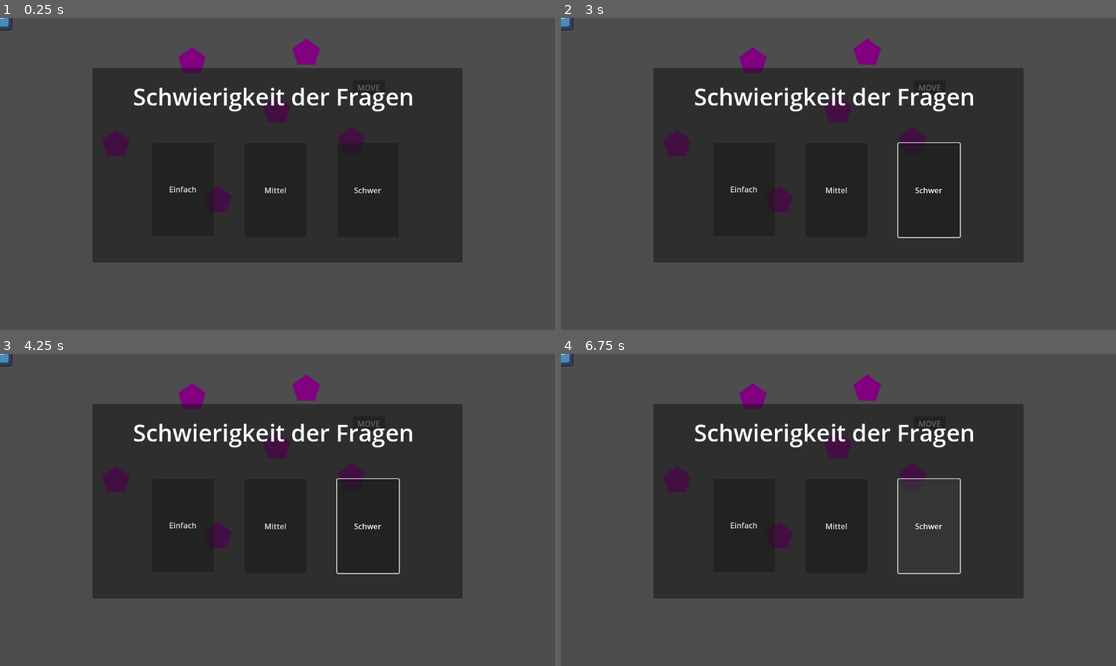
Above: before the commit, frames 1-4 (two rows, left to right).
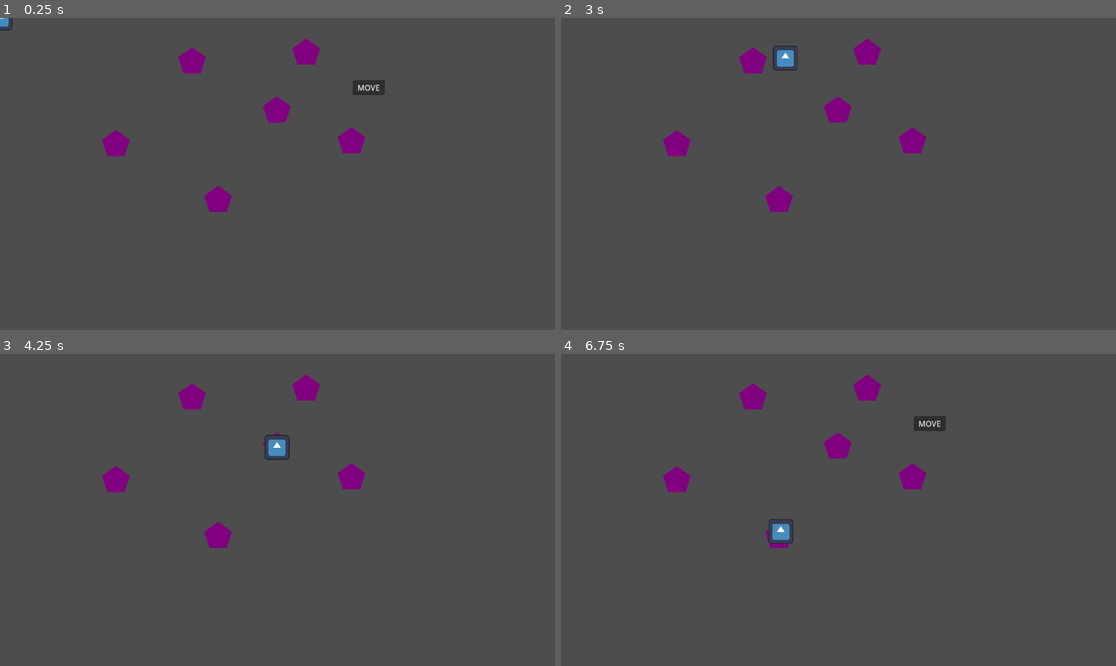
Above: after the commit, the same moments.

Repository: hfxbse/mparty
Game: Godot game, scene res://main/main.tscn
Same seed, same stepped clock (60 frames per second), same inputs: the game is played once before the commit and once after it. The engine's default icon, where the game draws it, is replaced by a stand-in: a white triangle on a blue panel in a dark square.
Inputs (mouse positions are in pixels of both pictures, inside the frame that each line leads up to):
- Up to frame 1 (0.25 s): no input
- Up to frame 2 (3 s): click (744, 189) at 0.5 s, where only the run before the commit has a clickable "Einfach"; click (838, 189) at 1.25 s, where only the run before the commit has a clickable "Mittel"; click (927, 189) at 2 s, where only the run before the commit has a clickable "Schwer"; click "MOVE" at 2.75 s
- Up to frame 3 (4.25 s): click (277, 444) at 3.52 s
- Up to frame 4 (6.75 s): click (927, 422) at 4.25 s, where only the run before the commit has a clickable "MOVE"; click (744, 525) at 5 s, where only the run before the commit has a clickable "Einfach"; click (838, 525) at 5.75 s, where only the run before the commit has a clickable "Mittel"; click (927, 525) at 6.5 s, where only the run before the commit has a clickable "Schwer"

The runs differ from the first frame. In frame 1, 41% of the frame differs, in the area x 16-84%, y 16-79%; in frame 2, 42%, in the area x 0-84%, y 0-79%; in frame 3, 41%; in frame 4, 38%.
Error before the commit: Invalid call to function 'connect' in base 'Signal'. Expected 2 arguments. (res://main/main.gd:19)

Commit message:
clear branch
clear branch for starting signals between notification and actions

Diff:
--- a/fieldActions/eventfield/readEventCard.tscn
+++ b/fieldActions/eventfield/readEventCard.tscn
@@ -27,11 +27,16 @@
 pivot_offset = Vector2(336, 166)
 
 [node name="Label" type="Label" parent="openEventCard"]
-layout_mode = 0
+layout_mode = 1
+anchors_preset = 15
+anchor_right = 1.0
+anchor_bottom = 1.0
 offset_left = 224.0
 offset_top = 60.5
-offset_right = 736.0
-offset_bottom = 316.5
+offset_right = -224.0
+offset_bottom = -68.5
+grow_horizontal = 2
+grow_vertical = 2
 
 [node name="Button" type="Button" parent="openEventCard"]
 layout_mode = 0
--- a/fieldActions/questionDifficulty/diffculty_panel.gd
+++ /dev/null
@@ -1,32 +0,0 @@
-extends Control
-
-signal difficulty_selected(difficulty :int)
-
-var difficulty
-# Called when the node enters the scene tree for the first time.
-func _ready():
-	pass
-
-
-# Called every frame. 'delta' is the elapsed time since the previous frame.
-func _process(delta):
-	pass
-
-
-func _on_difficulty_1_pressed():
-	difficulty = 0
-	emit_signal("selected_difficulty", difficulty)
-
-
-func _on_difficulty_2_pressed():
-	difficulty = 1
-	emit_signal("selected_difficulty", difficulty)
-
-
-func _on_difficulty_3_pressed():
-	difficulty = 2
-	emit_signal("selected_difficulty", difficulty)
-
-func _on_difficulty_selected(difficulty: int):
-	var question_difficulty = preload("res://fieldActions/questionDifficulty/question_difficulty_scene.tscn")
-	# Access the scene or pass the difficulty value as needed.
--- a/fieldActions/questionDifficulty/questionDifficulty.gd
+++ /dev/null
@@ -1,36 +0,0 @@
-extends Control
-
-signal selected_difficulty(difficulty: int)
-
-# Called when the node enters the scene tree for the first time.
-func _ready():
-	pass # Replace with function body.
-
-
-# Called every frame. 'delta' is the elapsed time since the previous frame.
-func _process(delta):
-	pass
-
-
-func _on_difficulty_1_pressed():
-	var difficulty=0;
-	#questionEasy();
-	var callQuestionHandler = $question_panel/question_panel.gd;
-	callQuestionHandler._ready();
-	pass # Replace with function body.
-
-
-func _on_difficulty_2_pressed():
-	var difficulty=1;
-	#questionMiddle();
-	var callQuestionHandler = $question_panel/question_panel.gd;
-	callQuestionHandler._ready();
-	pass # Replace with function body.
-
-
-func _on_difficulty_3_pressed():
-	var difficulty=2;
-	#questionHard();
-	var callQuestionHandler = $question_panel/question_panel.gd;
-	callQuestionHandler._ready();
-	pass # Replace with function body.
--- a/fieldActions/questionDifficulty/questionDifficulty.tscn
+++ b/fieldActions/questionDifficulty/questionDifficulty.tscn
@@ -1,6 +1,4 @@
-[gd_scene load_steps=2 format=3 uid="uid://81keekdxlo27"]
-
-[ext_resource type="Script" path="res://fieldActions/questionDifficulty/questionDifficulty.gd" id="1_vvura"]
+[gd_scene format=3 uid="uid://c8nj6d5xqeitp"]
 
 [node name="questionDifficulty" type="Control"]
 layout_mode = 3
@@ -10,7 +8,6 @@
 offset_left = 8.0
 grow_horizontal = 2
 grow_vertical = 2
-script = ExtResource("1_vvura")
 
 [node name="Panel" type="Panel" parent="."]
 layout_mode = 1
--- a/fieldActions/questionDifficulty/question_difficulty_scene.tscn
+++ b/fieldActions/questionDifficulty/question_difficulty_scene.tscn
@@ -1,7 +1,6 @@
-[gd_scene load_steps=3 format=3 uid="uid://mkf5pfyp4pvj"]
+[gd_scene load_steps=2 format=3 uid="uid://mkf5pfyp4pvj"]
 
 [ext_resource type="Script" path="res://main/main.gd" id="1_c230o"]
-[ext_resource type="Script" path="res://question_panel/question_panel.gd" id="1_v2mk2"]
 
 [node name="questionDifficulty" type="Control"]
 layout_mode = 3
@@ -26,7 +25,6 @@
 offset_bottom = 184.0
 grow_horizontal = 2
 grow_vertical = 2
-script = ExtResource("1_v2mk2")
 
 [node name="Label" type="Label" parent="DifficultyPanel"]
 layout_mode = 1
--- a/main/main.gd
+++ b/main/main.gd
@@ -10,24 +10,6 @@
 	player = $Player
 	map = $Map
 	player.currentLocation = map.get_start()
-	var question_difficulty_menu = preload("res://fieldActions/questionDifficulty/questionDifficulty.tscn").instantiate()
-	_add_question_difficulty_menu(question_difficulty_menu)
-
-
-func _add_question_difficulty_menu(question_difficulty_menu: Control):
-	add_child(question_difficulty_menu)
-	question_difficulty_menu.selected_difficulty.connect()
-
-func _remove_question_difficulty_menu():
-	for child in get_children():
-		if child.name == "questionDifficulty":
-			remove_child(child)
-
-func _on_on_selected_difficulty(difficulty: int):
-	_remove_question_difficulty_menu()
-	#Aufruf QuestionMenu analog wie Aufruf DifficultyMenu
-	#Methode von dem QuestioMenu aufrufen und difficulty übergeben
-	pass
 
 func _on_button_pressed():
 	$Button.hide()
--- a/question_panel/question_panel.gd
+++ b/question_panel/question_panel.gd
@@ -1,4 +1,4 @@
-extends VBoxContainer
+extends Control
 
 var question: Question
 var selected_answer
